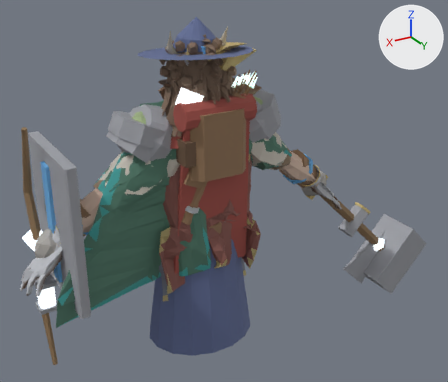
Two versions of the glTF model art/creator/humanoid_heavy/export/humanoid_heavy_masculine.glb, one commit apart.
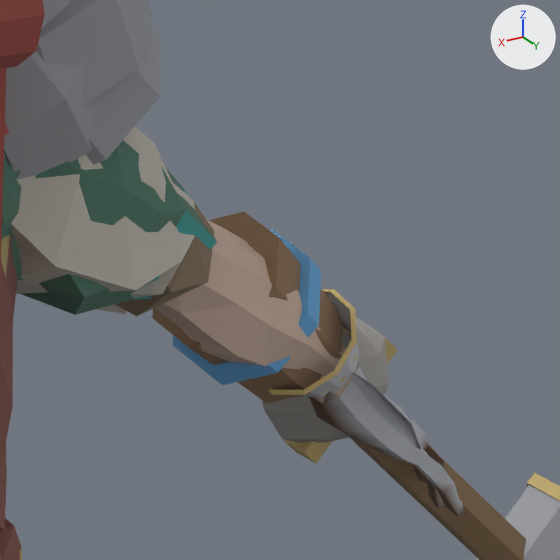
The first picture shows the older version from a 50 mm camera at (1.68, 3.12, 2.64) aimed at (-0.29, -0.18, 0.99). The close-ups show the older and then the newer version on the part from 55% to 81% of the width and 28% to 57% of the height of that picture. Only the edits that show in the close-ups are written down. Lighting does not change. The marker at upper right points along +X, +Y and +Z.

The scene before the commit, as lines of its bpy script (objects in view):
```python
me_part_arms_gauntlets = bpy.data.meshes.new('part.arms.gauntlets')
me_part_arms_gauntlets.from_pydata(...)  # 736 vertices, 1408 faces; spans x -1.13..1.13, y -0.13..0.14, z 0.76..1.12
# faces by material slot: [337, 1071]
me_part_arms_gauntlets.materials.append(mat_cloth)
me_part_arms_gauntlets.materials.append(mat_metal)
me_part_weapon_maul = bpy.data.meshes.new('part.weapon.maul')
me_part_weapon_maul.from_pydata(...)  # 20 vertices, 32 faces; spans x -2.206..-0.731, y -0.327..0.038, z -0.243..1.158
# faces by material slot: [20, 12]
me_part_weapon_maul.materials.append(mat_cloth)
me_part_weapon_maul.materials.append(mat_metal)
me_part_weapon_sword = bpy.data.meshes.new('part.weapon.sword')
me_part_weapon_sword.from_pydata(...)  # 29 vertices, 46 faces; spans x -1.627..-0.851, y -0.119..0.016, z 0.321..1.045
# faces by material slot: [20, 26]
me_part_weapon_sword.materials.append(mat_cloth)
me_part_weapon_sword.materials.append(mat_metal)
ob_part_arms_gauntlets = bpy.data.objects.new('part.arms.gauntlets', me_part_arms_gauntlets)
ob_part_arms_gauntlets.location = (0.0, 0.0, 0.0)
ob_part_weapon_maul = bpy.data.objects.new('part.weapon.maul', me_part_weapon_maul)
ob_part_weapon_maul.location = (0.0, 0.0, 0.0)
ob_part_weapon_sword = bpy.data.objects.new('part.weapon.sword', me_part_weapon_sword)
ob_part_weapon_sword.location = (0.0, 0.0, 0.0)
# also in view: 'humanoid_heavy_masculine.001' at (0.0, -0.03, 0.99); 'part.back.backpack' at (0.0, 0.22, 1.53); 'part.shoulders.slabs' at (0.0, 0.01, 1.53); 'part.shoulders.pauldrons' at (0.0, 0.01, 1.53); 'part.arms.stone_fists' at (0.0, -0.02, 0.98)
```
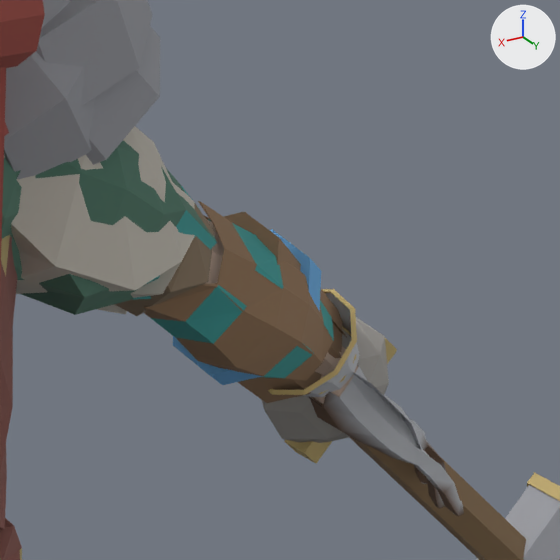
Where the change shows, as pixel boxes (x1, y1, x2, y2) in the close-ups (560 x 560 px):
'part.arms.ranger_bracers', added: after (144, 201, 347, 381)
'humanoid_heavy_masculine.001', unchanged, covered by the edit: before (155, 219, 358, 406); after (205, 219, 358, 406)

What changed in the scene script:
```text
Add me_part_arms_ranger_bracers:
    me_part_arms_ranger_bracers.from_pydata(...)  # 368 vertices, 864 faces; spans x -0.9..0.9, y -0.05..0.14, z 1.01..1.29
    me_part_arms_ranger_bracers.materials.append(mat_cloth)
Add ob_part_arms_ranger_bracers:
    ob_part_arms_ranger_bracers = bpy.data.objects.new('part.arms.ranger_bracers', me_part_arms_ranger_bracers)
    ob_part_arms_ranger_bracers.location = (0.0, 0.0, 0.0)
```
